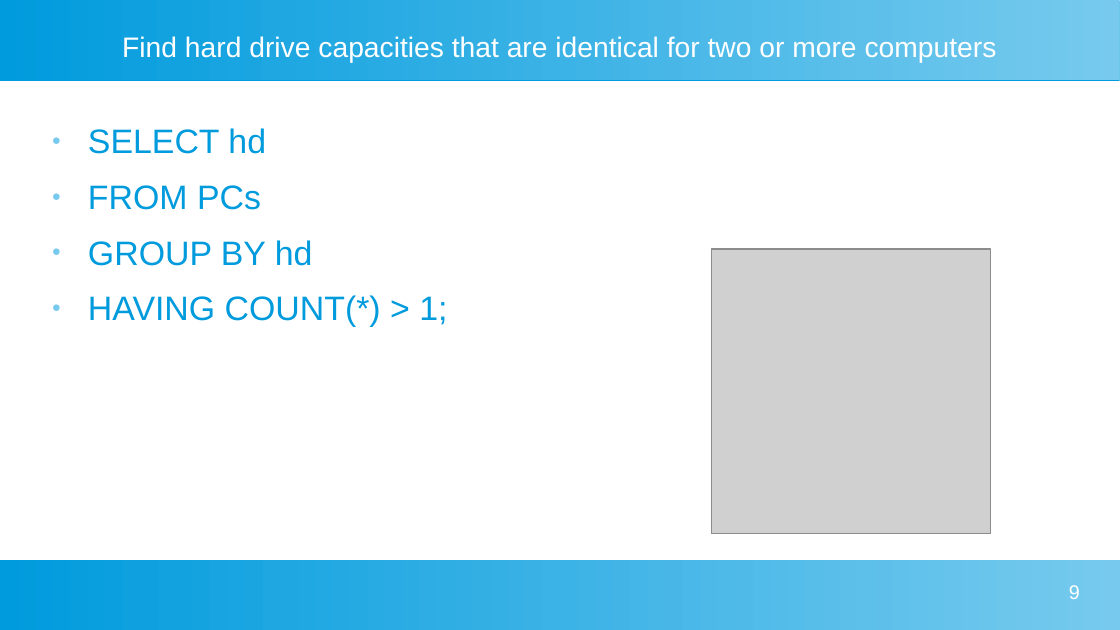
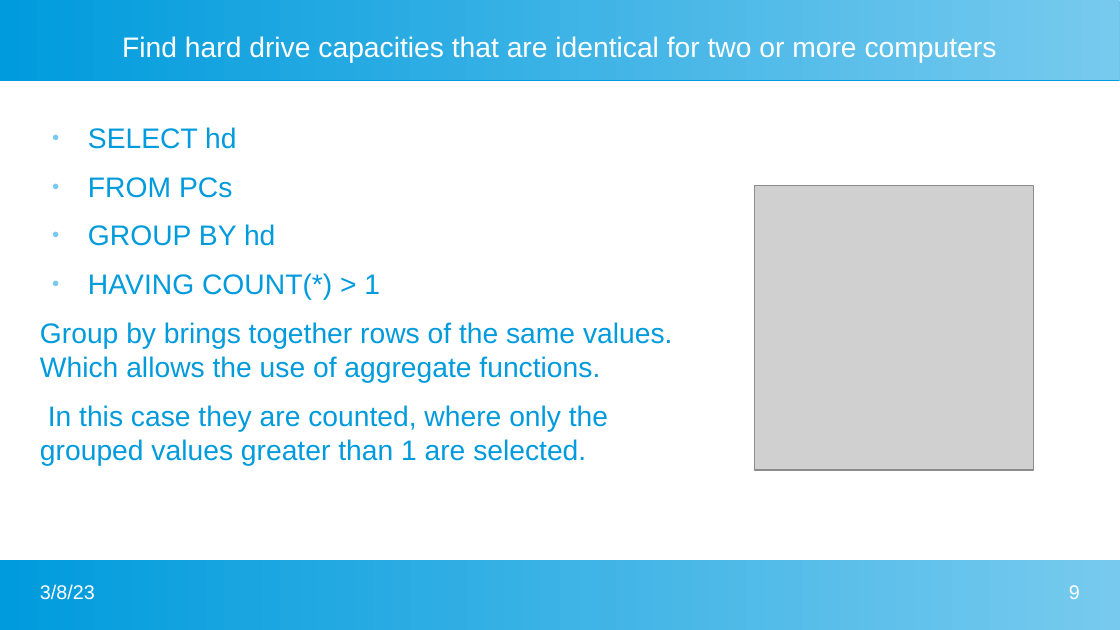
Before and after one commit to ajm1102/Uni-work, a slide deck: slide 9 of Big Data and Data Mining/Presentation/sqlPres.odp. Drawn at 1120x630 pixels with LibreOffice and Linux fonts; fonts in the diff are those of the drawing; grey boxes stand for pictures. Boxes give left, top, right and bottom in pixels: in the first picture for what was removed or moved away, otherwise in the second. Text is boxed around its words. In the diff, an @@ line names an element or a change of style, - is before the commit and + after.

```diff
--- a/Big Data and Data Mining/Presentation/sqlPres.odp
+++ b/Big Data and Data Mining/Presentation/sqlPres.odp
@@ text at (x1=88, y1=127, x2=275, y2=246): size 24 to 20 pt in "SELECT hd", "FROM PCs", "GROUP BY hd"; indent changed @@
@@ picture moved from (x1=711, y1=249, x2=991, y2=534) to (x1=755, y1=186, x2=1035, y2=471) @@
@@ text at (x1=40, y1=273, x2=672, y2=466): text changed; size 24 to 20 pt @@
-● HAVING COUNT(*) > 1;
+● HAVING COUNT(*) > 1
+Group by brings together rows of the same values. Which allows the use of aggregate functions.
+In this case they are counted, where only the grouped values greater than 1 are selected.
@@ rectangle removed at (x1=0, y1=560, x2=1120, y2=630) @@
@@ freeform shape added at (x1=0, y1=560, x2=1120, y2=630), fill gradient #77CAEE to #009BDD @@
@@ text added at (x1=40, y1=584, x2=95, y2=600), 14 pt, text #FFFFFF @@
+3/8/23
```
Also in this commit, not shown: 10 other slides changed, 8 other files.
